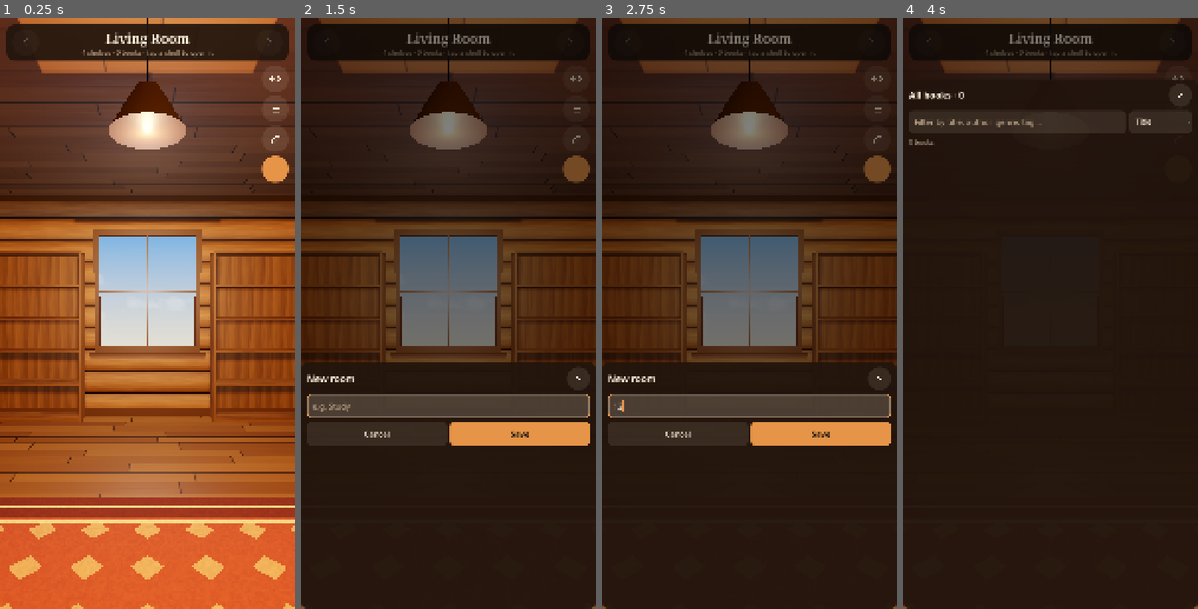
Above: before the commit, frames 1-4 (left to right).
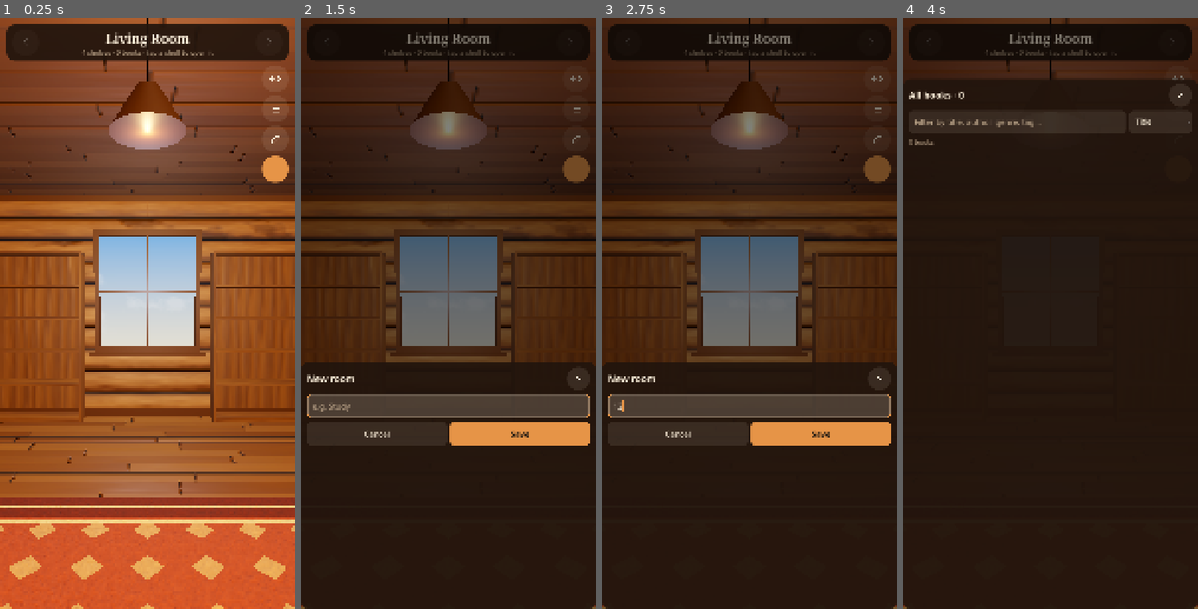
Above: after the commit, the same moments.

Repository: TheGoobsy/shelfcontrol
Game: Godot game, scene res://scenes/main.tscn
The game is run twice, just before and just after one commit, with the same random seed, the same clock (stepped at 60 frames per second) and the same inputs.
Inputs (mouse positions are in pixels of both pictures, inside the frame that each line leads up to):
- Up to frame 1 (0.25 s): no input
- Up to frame 2 (1.5 s): click (448, 41) at 0.52 s; click "+ New room" at 1.25 s
- Up to frame 3 (2.75 s): click (749, 408) at 2.02 s; type "12" at 2.1 s
- Up to frame 4 (4 s): click (1177, 77) at 2.77 s; click (1177, 106) at 3.52 s

The runs differ from the first frame. In frame 1, 23% of the frame differs, in the area x 0-100%, y 0-100%; in frame 2, 4.0%; in frame 3, 4.1%; in frame 4, 0.3%.

Commit message:
Procedural bump and roughness on all surfaces; band-limited grain; stabler shadows (2-split sun, no omni shadow)
Co-Authored-By: Claude Fable 5.1 <noreply@anthropic.com>

Diff:
--- a/project.godot
+++ b/project.godot
@@ -43,5 +43,6 @@
 textures/vram_compression/import_etc2_astc=true
 anti_aliasing/quality/msaa_3d=1
 lights_and_shadows/directional_shadow/size=2048
-lights_and_shadows/directional_shadow/soft_shadow_filter_quality=1
+lights_and_shadows/directional_shadow/soft_shadow_filter_quality=2
+lights_and_shadows/directional_shadow/16_bits=false
 lights_and_shadows/positional_shadow/atlas_size=2048
--- a/scripts/decor.gd
+++ b/scripts/decor.gd
@@ -388,7 +388,7 @@
 	light.light_energy = float(style.get("lamp_energy", 2.0)) * 0.8
 	light.omni_range = 9.0
 	light.omni_attenuation = 1.1
-	light.shadow_enabled = true
+	light.shadow_enabled = false
 	light.position = Vector3(0, -0.72, 0)
 	root.add_child(light)
 	return root
--- a/scripts/room3d.gd
+++ b/scripts/room3d.gd
@@ -80,12 +80,17 @@
 	var sun := DirectionalLight3D.new()
 	sun.light_color = style.get("sun", Color(1, 0.9, 0.75))
 	sun.light_energy = float(style.get("sun_energy", 1.2))
-	sun.rotation_degrees = Vector3(-58, 35, 0)
+	sun.rotation_degrees = Vector3(-52, 28, 0)
 	sun.shadow_enabled = true
-	sun.directional_shadow_mode = DirectionalLight3D.SHADOW_ORTHOGONAL
-	sun.directional_shadow_max_distance = 16.0
-	sun.shadow_bias = 0.03
-	sun.shadow_normal_bias = 1.5
+	sun.directional_shadow_mode = DirectionalLight3D.SHADOW_PARALLEL_2_SPLITS
+	sun.directional_shadow_split_1 = 0.35
+	sun.directional_shadow_blend_splits = true
+	sun.directional_shadow_max_distance = 11.0
+	sun.directional_shadow_fade_start = 0.9
+	sun.shadow_bias = 0.06
+	sun.shadow_normal_bias = 3.0
+	sun.shadow_opacity = 0.85
+	sun.shadow_blur = 1.5
 	add_child(sun)
 
 func _build_shelves() -> void:
--- a/shaders/brick.gdshader
+++ b/shaders/brick.gdshader
@@ -8,6 +8,7 @@
 uniform float brick_h = 0.075;
 uniform float mortar_w = 0.012;
 uniform float jitter = 0.0;
+uniform float bump = 0.045;
 
 varying highp vec3 wpos;
 varying vec3 wnrm;
@@ -28,8 +29,14 @@
 	vec3 bcol = mix(brick_a, brick_b, id) * (0.85 + 0.3 * fbm(uv * 30.0));
 	float mx = mortar_w / brick_w;
 	float my = mortar_w / brick_h;
-	float is_mortar = step(bx, mx) + step(by, my);
-	vec3 col = mix(bcol, mortar, clamp(is_mortar, 0.0, 1.0));
-	ALBEDO = col;
-	ROUGHNESS = 0.92;
+	// soft mortar edges so the recess reads as a bevel, not a hard step
+	float mortar_x = 1.0 - smoothstep(mx, mx + 0.03, bx);
+	float mortar_y = 1.0 - smoothstep(my, my + 0.08, by);
+	float is_mortar = clamp(mortar_x + mortar_y, 0.0, 1.0);
+	vec3 col = mix(bcol, mortar, is_mortar);
+	float surface = fbm(uv * 12.0 + id) * 0.4;
+	float h = -is_mortar * 1.0 + surface * (1.0 - is_mortar);
+	NORMAL = bump_normal(NORMAL, VERTEX, h, bump);
+	ALBEDO = col * (0.94 + surface * 0.15 + fbm(uv * 30.0) * 0.08);
+	ROUGHNESS = mix(0.84 + surface * 0.12, 0.97, is_mortar);
 }
--- a/shaders/logs.gdshader
+++ b/shaders/logs.gdshader
@@ -4,6 +4,7 @@
 uniform vec3 color_a : source_color = vec3(0.58, 0.38, 0.21);
 uniform vec3 color_b : source_color = vec3(0.38, 0.23, 0.12);
 uniform float log_height = 0.3;
+uniform float bump = 0.035;
 
 varying highp vec3 wpos;
 varying vec3 wnrm;
@@ -19,13 +20,18 @@
 	float c = (fy - 0.5) * 2.0;
 	float round_shade = sqrt(max(0.0, 1.0 - c * c));
 	float row = floor(uv.y / log_height);
-	float grain = fbm(vec2(uv.x * 3.0 + row * 17.0, uv.y * 40.0));
+	float grain = fbm3(vec2(uv.x * 3.0 + row * 17.0, uv.y * 26.0));
 	vec3 base = mix(color_a, color_b, grain * 0.6 + hash21(vec2(row, 1.0)) * 0.25);
 	base *= 0.6 + 0.4 * round_shade;
 	float seam = smoothstep(0.0, 0.07, fy) * smoothstep(1.0, 0.93, fy);
 	base *= mix(0.3, 1.0, seam);
 	vec3 up_v = normalize((VIEW_MATRIX * vec4(0.0, 1.0, 0.0, 0.0)).xyz);
 	NORMAL = normalize(NORMAL + up_v * c * 0.9);
+	// bark-like grain ridges and knots, deep seams between logs
+	float knots = smoothstep(0.62, 0.7, fbm(vec2(uv.x * 0.8 + row * 3.0, uv.y * 2.0)));
+	float h = grain * 0.4 - (1.0 - seam) * 1.2 - knots * 0.4;
+	NORMAL = bump_normal(NORMAL, VERTEX, h, bump);
+	base = mix(base, base * 0.7, knots);
 	ALBEDO = base;
-	ROUGHNESS = 0.85;
+	ROUGHNESS = 0.78 + grain * 0.2 - knots * 0.1;
 }
--- a/shaders/planks.gdshader
+++ b/shaders/planks.gdshader
@@ -7,6 +7,7 @@
 uniform float plank_length = 1.6;
 uniform float roughness_val : hint_range(0.0, 1.0) = 0.6;
 uniform float uv_scale = 1.0;
+uniform float bump = 0.035;
 
 varying highp vec3 wpos;
 varying vec3 wnrm;
@@ -22,12 +23,15 @@
 	float off = hash21(vec2(row, 3.7)) * plank_length;
 	float col = floor((uv.x + off) / plank_length);
 	float id = hash21(vec2(row, col));
-	float grain = fbm(vec2(uv.x * 2.0 + id * 40.0, uv.y * 30.0 + id * 10.0));
+	float grain = fbm3(vec2(uv.x * 2.0 + id * 40.0, uv.y * 24.0 + id * 10.0));
 	vec3 base = mix(color_a, color_b, id * 0.7 + grain * 0.3);
 	float sy = abs(fract(uv.y / plank_width) - 0.5) * 2.0;
 	float sx = abs(fract((uv.x + off) / plank_length) - 0.5) * 2.0;
-	float seam = smoothstep(0.93, 1.0, sy) + smoothstep(0.985, 1.0, sx);
-	base *= 1.0 - 0.55 * clamp(seam, 0.0, 1.0);
+	float seam = clamp(smoothstep(0.93, 1.0, sy) + smoothstep(0.985, 1.0, sx), 0.0, 1.0);
+	base *= 1.0 - 0.55 * seam;
+	// height: grooves between planks plus fine grain ridges
+	float h = -seam * 1.0 + grain * 0.2;
+	NORMAL = bump_normal(NORMAL, VERTEX, h, bump);
 	ALBEDO = base;
-	ROUGHNESS = clamp(roughness_val + 0.2 * grain - 0.1, 0.0, 1.0);
+	ROUGHNESS = clamp(roughness_val + 0.25 * grain - 0.12 + seam * 0.3, 0.0, 1.0);
 }
--- a/shaders/plaster.gdshader
+++ b/shaders/plaster.gdshader
@@ -5,6 +5,7 @@
 uniform float noise_amount = 0.06;
 uniform float noise_scale = 4.0;
 uniform float roughness_val : hint_range(0.0, 1.0) = 0.9;
+uniform float bump = 0.012;
 
 varying highp vec3 wpos;
 varying vec3 wnrm;
@@ -17,6 +18,9 @@
 void fragment() {
 	highp vec2 uv = world_uv(wpos, wnrm);
 	float n = fbm(uv * noise_scale);
+	float fine = fbm(uv * 12.0);
+	float h = n * 0.6 + fine * 0.4;
+	NORMAL = bump_normal(NORMAL, VERTEX, h, bump);
 	ALBEDO = color * (1.0 - noise_amount + noise_amount * 2.0 * n);
-	ROUGHNESS = roughness_val;
+	ROUGHNESS = clamp(roughness_val + (fine - 0.5) * 0.2, 0.0, 1.0);
 }
--- a/shaders/rug.gdshader
+++ b/shaders/rug.gdshader
@@ -32,6 +32,7 @@
 	}
 	float weave = fbm(p * 60.0);
 	col *= 0.88 + 0.24 * weave;
+	NORMAL = bump_normal(NORMAL, VERTEX, weave + in_border * 0.5, 0.012);
 	ALBEDO = col;
 	ROUGHNESS = 1.0;
 }
--- a/shaders/wallpaper.gdshader
+++ b/shaders/wallpaper.gdshader
@@ -21,13 +21,17 @@
 	float n = fbm(uv * 6.0);
 	vec3 col = mix(color_a, color_b, s) * (0.94 + 0.12 * n);
 	float rough = 0.85;
+	float h = n * 0.15;
 	if (wainscot_height > 0.0 && wpos.y < wainscot_height) {
 		float g = fbm(vec2(uv.x * 1.5, uv.y * 30.0));
 		col = wainscot_color * (0.85 + 0.3 * g);
 		float rail = step(abs(wpos.y - wainscot_height + 0.04), 0.02);
-		col = mix(col, wainscot_color * 0.6, rail);
-		rough = 0.5;
+		float panel = step(0.47, abs(fract(uv.x / 0.6) - 0.5));
+		col = mix(col, wainscot_color * 0.6, max(rail, panel * 0.6));
+		rough = 0.45 + g * 0.15;
+		h = g * 0.4 + rail * 1.5 - panel * 0.8;
 	}
+	NORMAL = bump_normal(NORMAL, VERTEX, h, 0.03);
 	ALBEDO = col;
 	ROUGHNESS = rough;
 }
--- a/shaders/wood.gdshader
+++ b/shaders/wood.gdshader
@@ -8,6 +8,7 @@
 uniform vec3 color_b : source_color = vec3(0.36, 0.21, 0.10);
 uniform float grain_scale = 1.0;
 uniform float roughness_val : hint_range(0.0, 1.0) = 0.55;
+uniform float bump = 0.010;
 instance uniform vec3 box_size = vec3(1.0, 1.0, 1.0);
 
 varying highp vec3 lpos;
@@ -39,12 +40,16 @@
 	float nb = dot(lnrm, B);
 	float nl = dot(lnrm, L);
 	vec3 base;
+	float h = 0.0;
+	float rough = roughness_val;
 	if (abs(nl) > 0.7) {
 		// end grain: concentric rings around an off-centre pith
 		highp vec2 c = vec2(a, b) - vec2(ha * 0.3, -hb * 0.2);
-		highp float rr = length(c) * 60.0 + fbm(c * 30.0 + seed) * 3.0;
+		highp float rr = length(c) * 60.0 + fbm3(c * 12.0 + seed) * 3.0;
 		float rings = sin(rr) * 0.5 + 0.5;
 		base = mix(color_a, color_b, rings * 0.5 + 0.35) * 0.92;
+		h = rings * 0.2;
+		rough = roughness_val + 0.25;
 	} else {
 		// perimeter coordinate v, continuous across three of the four edges
 		highp float v;
@@ -58,11 +63,15 @@
 			v = 2.0 * ha + 2.0 * hb + (b + hb);
 		}
 		highp vec2 uv = vec2(u, v + seed * 0.37) * grain_scale;
-		float g = fbm(vec2(uv.x * 1.6, uv.y * 24.0));
-		float rings = sin(uv.y * 42.0 + g * 6.0 + uv.x * 0.8) * 0.5 + 0.5;
-		float streak = fbm(vec2(uv.x * 6.0, uv.y * 90.0)) * 0.25;
+		float g = fbm3(vec2(uv.x * 1.6, uv.y * 10.0));
+		float rings = sin(uv.y * 42.0 + g * 7.0 + uv.x * 0.8) * 0.5 + 0.5;
+		float streak = fbm3(vec2(uv.x * 4.0, uv.y * 20.0)) * 0.22;
 		base = mix(color_a, color_b, rings * 0.42 + g * 0.45 + streak);
+		// dark late-wood rings sit slightly proud and are a touch rougher
+		h = rings * 0.5;
+		rough = roughness_val + (rings - 0.5) * 0.18 + streak * 0.3;
 	}
+	NORMAL = bump_normal(NORMAL, VERTEX, h, bump);
 	ALBEDO = base;
-	ROUGHNESS = roughness_val;
+	ROUGHNESS = clamp(rough, 0.05, 1.0);
 }
Not shown, changed: shaders/noise.gdshaderinc
